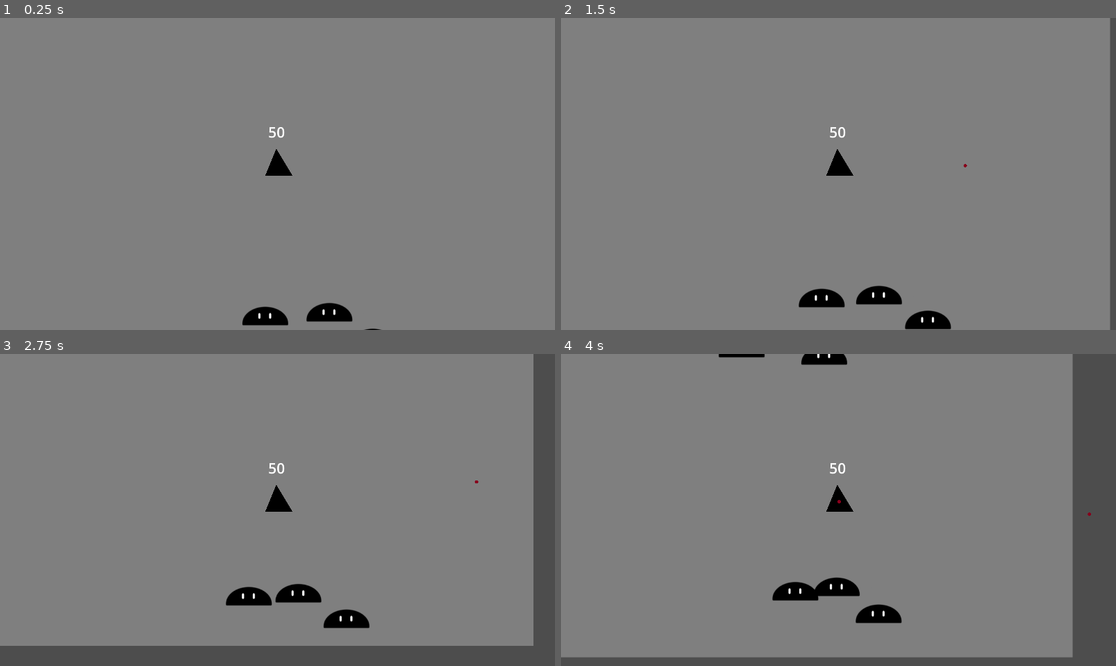
Above: before the commit, frames 1-4 (two rows, left to right).
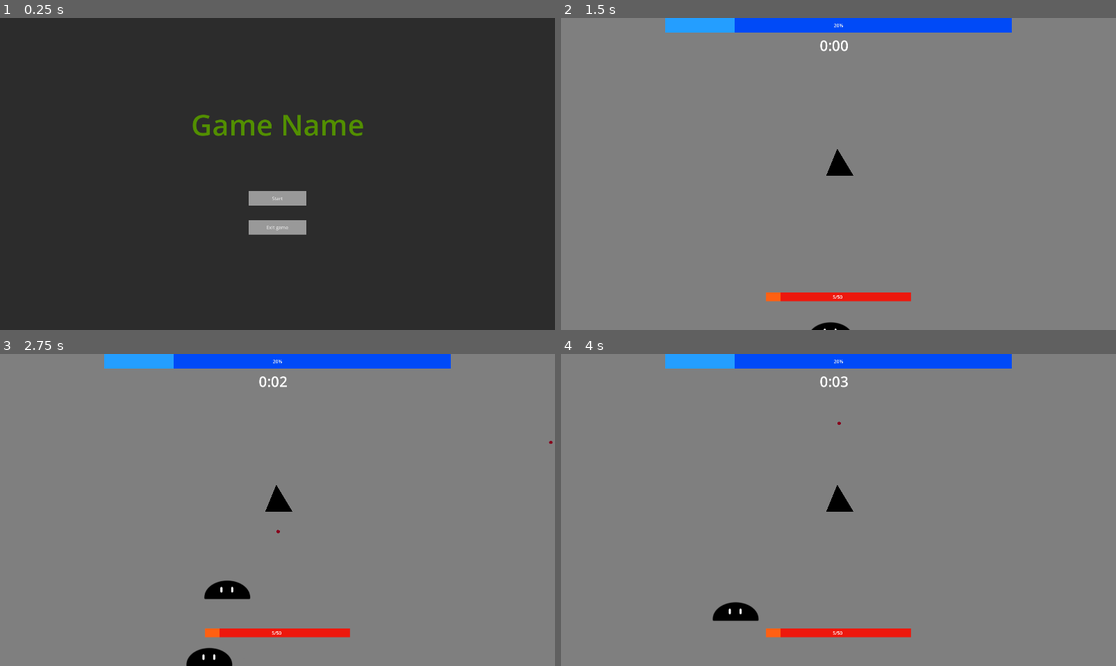
Above: after the commit, the same moments.

Repository: SpaceUnicorn11/NewGame
Game: Godot game, scene res://main.tscn
Two runs of this game, one before a commit and one after it. Both use one fixed random seed, a clock stepped at 60 frames per second and the inputs below. Before the commit the project starts from res://stage.tscn.
Inputs (mouse positions are in pixels of both pictures, inside the frame that each line leads up to):
- Up to frame 1 (0.25 s): no input
- Up to frame 2 (1.5 s): click (838, 198) at 0.5 s, where only the run after the commit has a clickable "Start"; hold D (move_right) from 1.28 s (still down)
- Up to frame 3 (2.75 s): release D (move_right) at 2.03 s; hold S (move_down) from 2.03 s (still down)
- Up to frame 4 (4 s): release S (move_down) at 2.78 s; hold D (move_right) 2.78-3.53 s; hold W (move_up) from 3.53 s (still down)

The runs differ from the first frame. In frame 1, 100% of the frame differs, in the area x 0-100%, y 0-100%; in frame 2, 5.9%; in frame 3, 15%; in frame 4, 16%.

Commit message:
menus+hud+exp drop
added hud
added menus(main, pause, death, level up)
added exp drops for mobs and exp pickup/gain for player

Diff:
--- /dev/null
+++ b/Scripts/ExitButton.gd
@@ -0,0 +1,5 @@
+extends Button
+
+
+func _on_pressed():
+	get_tree().quit()
--- /dev/null
+++ b/Scripts/ExpOrb.gd
@@ -0,0 +1,4 @@
+extends RigidBody2D
+
+@export var exp_amount = 10
+var type = str("exp")
--- /dev/null
+++ b/Scripts/GameTime.gd
@@ -0,0 +1,19 @@
+extends Label
+
+var minutes = 0
+var seconds = 0
+
+# Called when the node enters the scene tree for the first time.
+func _ready():
+	text = str(minutes, ":0",  seconds)
+
+
+func _on_timer_timeout():
+	seconds += 1
+	if seconds == 60:
+		minutes += 1
+		seconds = 0
+	if seconds < 10:
+		text = str(minutes, ":0", seconds)
+	else:
+		text = str(minutes, ":", seconds)
--- /dev/null
+++ b/Scripts/HealthBar.gd
@@ -0,0 +1,27 @@
+extends ProgressBar
+var player
+var max_health
+var current_health
+
+# Called when the node enters the scene tree for the first time.
+func _ready():
+	player = get_node('/root/Main/Stage/Player')
+	max_health = player.max_health
+	current_health = player.health
+	player.hit.connect(_on_player_hit)
+	player.healed.connect(_on_player_healed)
+
+	max_value = max_health
+	value = current_health
+	$HealthValue.text = str(current_health, "/", max_health)
+
+func _on_player_hit(health):
+	current_health = health
+	value = current_health
+	$HealthValue.text = str(current_health, "/", max_health)
+
+func _on_player_healed():
+	max_health = player.max_health
+	current_health = player.health
+	value = current_health
+	$HealthValue.text = str(current_health, "/", max_health)
--- a/Scripts/Player.gd
+++ b/Scripts/Player.gd
@@ -1,15 +1,16 @@
 extends Area2D
 
-@export var speed = 100 # How fast the player will move (pixels/sec).
-@export var health = 50 # Players health
-var alive = true # Is palyer alive
+@export var speed = 300 # How fast the player will move (pixels/sec).
+@export var max_health = 50 # Players max health
+var health = 5 # Players current health
+var can_move = true # If player can move
+var current_exp :int = 0 # Player current exp
+var next_level_xp = 10 # How much exp to next level
 
 signal hit # Emits when player takes damage
+signal healed # Emits when player gains health
 signal dead # Emits when dead
-# Called when the node enters the scene tree for the first time.
-func _ready():
-	pass # Replace with function body.
-
+signal level_up # Emits when level up
 
 # Called every frame. 'delta' is the elapsed time since the previous frame.
 func _process(delta):
@@ -34,29 +35,41 @@
 	else:
 		$AnimatedSprite2D.stop()
 
-	if alive:
+	if can_move:
 		position += velocity * delta
+		position = position.clamp(Vector2(50, 70), Vector2(3790, 2150))
 		if player_facing_direction.length() > 0:
 			$Weapon.direction = player_facing_direction.normalized()
 
 
 func _on_body_entered(body):
-	health -= body.damage
-	hit.emit(health)
-	# HIt animation
-	$AnimatedSprite2D.play(("hit"))
-	await get_tree().create_timer(0.1).timeout
-	$AnimatedSprite2D.play(("default"))
-	# Iframes
-	$CollisionShape2D.set_deferred("disabled", true)
-	await get_tree().create_timer(0.3).timeout
-	$CollisionShape2D.set_deferred("disabled", false)
-	# death
-	if health <= 0:
-		death()
-	#else:
-
-
+	if body.type == str("exp"):
+		gain_exp(body.exp_amount)
+		body.queue_free()
+	if body.type == str("mob"):
+		# HIt animation
+		$AnimatedSprite2D.play(("hit"))
+		await get_tree().create_timer(0.1).timeout
+		$AnimatedSprite2D.play(("default"))
+		# Iframes
+		$CollisionShape2D.set_deferred("disabled", true)
+		await get_tree().create_timer(0.3).timeout
+		$CollisionShape2D.set_deferred("disabled", false)
+		# death
+		if health <= 0:
+			death()
+		else:
+			health -= body.damage
+			hit.emit(health)
 
 func death():
-	alive = false
+	dead.emit()
+	can_move = false
+
+func gain_exp(gained_exp :int):
+	if current_exp < next_level_xp:
+		current_exp += gained_exp
+	if current_exp >= next_level_xp:
+		current_exp	-= next_level_xp
+		next_level_xp += 50
+		level_up.emit()
--- a/Scripts/label.gd
+++ /dev/null
@@ -1,15 +0,0 @@
-extends Label
-
-
-# Called when the node enters the scene tree for the first time.
-func _ready():
-	pass # Replace with function body.
-
-
-# Called every frame. 'delta' is the elapsed time since the previous frame.
-func _process(delta):
-	pass
-
-
-func _on_player_hit(health):
-	text = str(health)
--- /dev/null
+++ b/Scripts/main.gd
@@ -0,0 +1,60 @@
+extends Node
+
+@export var stage_scene: PackedScene
+
+# Called when the node enters the scene tree for the first time.
+func _ready():
+	$EndStageMenu.hide()
+	$PauseMenu.hide()
+	$LevelUpMenu.hide()
+	$MainMenu.show()
+
+# Called every frame. 'delta' is the elapsed time since the previous frame.
+func _process(delta):
+	if Input.is_action_pressed("pause_menu") && $PauseMenu.visible == false:
+		$PauseMenu.show()
+		pause_game()
+
+
+
+func _on_start_game_button_pressed():
+	var stage = stage_scene.instantiate()
+	add_child(stage)
+	$MainMenu.hide()
+	var player = get_node('/root/Main/Stage/Player')
+	player.dead.connect(_on_player_death)
+	player.level_up.connect(_on_player_level_up)
+
+func pause_game():
+	get_tree().paused = true
+
+
+func resume_game():
+	get_tree().paused = false
+
+
+func _on_resume_button_pressed():
+	$PauseMenu.hide()
+	resume_game()
+
+
+func _on_main_menu_button_pressed():
+	get_tree().paused = false
+	if get_node('/root/Main/Stage') != null:
+		get_node('/root/Main/Stage').queue_free()
+	$MainMenu.show()
+	$PauseMenu.hide()
+	$EndStageMenu.hide()
+
+func _on_player_death():
+	$EndStageMenu.show()
+	get_node('/root/Main/Stage').queue_free()
+
+func _on_player_level_up():
+	pause_game()
+	$LevelUpMenu.show()
+
+
+func _on_button_pressed():
+	resume_game()
+	$LevelUpMenu.hide()
--- a/Scripts/mob.gd
+++ b/Scripts/mob.gd
@@ -3,11 +3,11 @@
 @export var speed = 50 # How fast the mob will move (pixels/sec).
 @export var health = 10 # How much health the mob has
 @export var damage = 1 # How much damage the mob deals
+@export var exp_orb_scene: PackedScene
+var can_move = true # if mob can move
+var type = str("mob")
 
 signal hit # Emits when mob takes damage
-# Called when the node enters the scene tree for the first time.
-func _ready():
-	pass
 
 
 # Called every frame. 'delta' is the elapsed time since the previous frame.
@@ -21,7 +21,8 @@
 	#else:
 		#$AnimatedSprite2D.stop()
 
-	position += velocity * delta
+	if can_move:
+		position += velocity * delta
 
 func _on_body_entered(body):
 	body.hit()
@@ -33,4 +34,7 @@
 	$AnimatedSprite2D.play(("default"))
 	# death
 	if health <= 0:
+		var exp_orb = exp_orb_scene.instantiate()
+		exp_orb.position = position
+		get_node('/root/Main/Stage').add_child(exp_orb)
 		queue_free()
--- a/Scripts/projectile.gd
+++ b/Scripts/projectile.gd
@@ -9,9 +9,6 @@
 
 	linear_velocity = direction * speed
 
-# Called every frame. 'delta' is the elapsed time since the previous frame.
-func _process(delta):
-	pass
 
 func hit():
 	linear_velocity = Vector2.ZERO
--- a/Scripts/stage.gd
+++ b/Scripts/stage.gd
@@ -4,6 +4,7 @@
 var player_position :Vector2
 # Called when the node enters the scene tree for the first time.
 func _ready():
+	$Hud.show()
 	spawn(5)
 
 # Called every frame. 'delta' is the elapsed time since the previous frame.
@@ -19,11 +20,11 @@
 	var modifier = [-1, 1]
 	for i in amount:
 		var mob = mob_scene.instantiate()
-		mob.position.x = $Player.position.x + randi_range(0, 700) * modifier.pick_random()
+		mob.position.x = $Player.position.x + randi_range(0, 1000) * modifier.pick_random()
 		if mob.position.x < $Player.position.x + 500:
-			mob.position.y = $Player.position.y + randi_range(500, 700) * modifier.pick_random()
+			mob.position.y = $Player.position.y + randi_range(500, 1000) * modifier.pick_random()
 		else:
-			mob.position.y = $Player.position.y + randi_range(0, 700) * modifier.pick_random()
+			mob.position.y = $Player.position.y + randi_range(0, 1000) * modifier.pick_random()
 		add_child(mob)
 
 
--- a/Scripts/weapon.gd
+++ b/Scripts/weapon.gd
@@ -3,10 +3,6 @@
 @export var fire_rate = 1 # Number of shots per cooldown
 var direction = Vector2(1, 0)
 
-
-# Called when the node enters the scene tree for the first time.
-func _ready():
-	pass # Replace with function body.
 
 
 # Called every frame. 'delta' is the elapsed time since the previous frame.
--- /dev/null
+++ b/exp_orb.tscn
@@ -0,0 +1,23 @@
+[gd_scene load_steps=4 format=3 uid="uid://cu78nh5j25ouv"]
+
+[ext_resource type="Script" path="res://Scripts/ExpOrb.gd" id="1_rgxrq"]
+[ext_resource type="Texture2D" uid="uid://d2smrfiu3i8ao" path="res://Assets/Exp.png" id="2_7elfc"]
+
+[sub_resource type="CapsuleShape2D" id="CapsuleShape2D_xybln"]
+radius = 15.0
+height = 50.0
+
+[node name="ExpOrb" type="RigidBody2D"]
+collision_layer = 4
+collision_mask = 4
+gravity_scale = 0.0
+script = ExtResource("1_rgxrq")
+
+[node name="CollisionShape2D" type="CollisionShape2D" parent="."]
+shape = SubResource("CapsuleShape2D_xybln")
+
+[node name="Sprite2D" type="Sprite2D" parent="."]
+scale = Vector2(0.5, 0.5)
+texture = ExtResource("2_7elfc")
+
+[connection signal="body_entered" from="." to="." method="_on_body_entered"]
--- /dev/null
+++ b/hud.tscn
@@ -0,0 +1,85 @@
+[gd_scene load_steps=7 format=3 uid="uid://ddrpjw8vddf1v"]
+
+[ext_resource type="Script" path="res://Scripts/GameTime.gd" id="1_qx8ug"]
+[ext_resource type="Script" path="res://Scripts/HealthBar.gd" id="2_bopx6"]
+
+[sub_resource type="StyleBoxFlat" id="StyleBoxFlat_qoujp"]
+bg_color = Color(0, 0.290196, 0.968627, 1)
+
+[sub_resource type="StyleBoxFlat" id="StyleBoxFlat_yghkc"]
+bg_color = Color(0.143083, 0.618484, 1, 1)
+
+[sub_resource type="StyleBoxFlat" id="StyleBoxFlat_ii5gp"]
+bg_color = Color(0.929412, 0.0941176, 0.0509804, 1)
+
+[sub_resource type="StyleBoxFlat" id="StyleBoxFlat_hfji6"]
+bg_color = Color(1, 0.376471, 0.0705882, 1)
+
+[node name="Hud" type="CanvasLayer"]
+visible = false
+
+[node name="Timer" type="Timer" parent="."]
+autostart = true
+
+[node name="GameTime" type="Label" parent="."]
+anchors_preset = 5
+anchor_left = 0.5
+anchor_right = 0.5
+offset_left = -65.0
+offset_top = 60.0
+offset_right = 65.0
+offset_bottom = 129.0
+grow_horizontal = 2
+theme_override_font_sizes/font_size = 50
+text = "00:00"
+script = ExtResource("1_qx8ug")
+
+[node name="XPBar" type="ProgressBar" parent="."]
+anchors_preset = 5
+anchor_left = 0.5
+anchor_right = 0.5
+offset_left = -600.0
+offset_right = 600.0
+offset_bottom = 50.0
+grow_horizontal = 2
+theme_override_styles/background = SubResource("StyleBoxFlat_qoujp")
+theme_override_styles/fill = SubResource("StyleBoxFlat_yghkc")
+value = 20.0
+
+[node name="HealthBar" type="ProgressBar" parent="."]
+anchors_preset = 7
+anchor_left = 0.5
+anchor_top = 1.0
+anchor_right = 0.5
+anchor_bottom = 1.0
+offset_left = -250.0
+offset_top = -130.0
+offset_right = 250.0
+offset_bottom = -100.0
+grow_horizontal = 2
+grow_vertical = 0
+theme_override_styles/background = SubResource("StyleBoxFlat_ii5gp")
+theme_override_styles/fill = SubResource("StyleBoxFlat_hfji6")
+max_value = 50.0
+step = 1.0
+value = 20.0
+rounded = true
+show_percentage = false
+script = ExtResource("2_bopx6")
+
+[node name="HealthValue" type="Label" parent="HealthBar"]
+layout_mode = 1
+anchors_preset = 8
+anchor_left = 0.5
+anchor_top = 0.5
+anchor_right = 0.5
+anchor_bottom = 0.5
+offset_left = -20.0
+offset_top = -11.5
+offset_right = 20.0
+offset_bottom = 11.5
+grow_horizontal = 2
+grow_vertical = 2
+text = "20/50"
+
+[connection signal="timeout" from="Timer" to="GameTime" method="_on_timer_timeout"]
--- /dev/null
+++ b/main.tscn
@@ -0,0 +1,246 @@
+[gd_scene load_steps=14 format=3 uid="uid://mu43oc3w4fhf"]
+
+[ext_resource type="Script" path="res://Scripts/main.gd" id="1_k0bky"]
+[ext_resource type="PackedScene" uid="uid://bbf3he66j75ef" path="res://stage.tscn" id="1_tn0jp"]
+[ext_resource type="Script" path="res://Scripts/ExitButton.gd" id="2_b18g5"]
+
+[sub_resource type="StyleBoxFlat" id="StyleBoxFlat_10hby"]
+
+[sub_resource type="StyleBoxFlat" id="StyleBoxFlat_twjnf"]
+
+[sub_resource type="StyleBoxFlat" id="StyleBoxFlat_110ek"]
+
+[sub_resource type="StyleBoxFlat" id="StyleBoxFlat_hriob"]
+
+[sub_resource type="StyleBoxFlat" id="StyleBoxFlat_udx80"]
+
+[sub_resource type="StyleBoxFlat" id="StyleBoxFlat_hqc5t"]
+
+[sub_resource type="StyleBoxFlat" id="StyleBoxFlat_8fqan"]
+
+[sub_resource type="StyleBoxFlat" id="StyleBoxFlat_bw6h6"]
+
+[sub_resource type="StyleBoxFlat" id="StyleBoxFlat_dyiyp"]
+
+[sub_resource type="StyleBoxFlat" id="StyleBoxFlat_wimuy"]
+
+[node name="Main" type="Node"]
+script = ExtResource("1_k0bky")
+stage_scene = ExtResource("1_tn0jp")
+
+[node name="MainMenu" type="CanvasLayer" parent="."]
+process_mode = 3
+visible = false
+
+[node name="ColorRect" type="ColorRect" parent="MainMenu"]
+anchors_preset = 15
+anchor_right = 1.0
+anchor_bottom = 1.0
+grow_horizontal = 2
+grow_vertical = 2
+color = Color(0.172833, 0.172833, 0.172833, 1)
+
+[node name="ExitButton" type="Button" parent="MainMenu"]
+anchors_preset = 8
+anchor_left = 0.5
+anchor_top = 0.5
+anchor_right = 0.5
+anchor_bottom = 0.5
+offset_left = -100.0
+offset_top = 160.0
+offset_right = 100.0
+offset_bottom = 210.0
+grow_horizontal = 2
+grow_vertical = 2
+theme_override_styles/normal = SubResource("StyleBoxFlat_10hby")
+theme_override_styles/hover = SubResource("StyleBoxFlat_twjnf")
+text = "Exit game"
+script = ExtResource("2_b18g5")
+
+[node name="StartGameButton" type="Button" parent="MainMenu"]
+anchors_preset = 8
+anchor_left = 0.5
+anchor_top = 0.5
+anchor_right = 0.5
+anchor_bottom = 0.5
+offset_left = -100.0
+offset_top = 60.0
+offset_right = 100.0
+offset_bottom = 110.0
+grow_horizontal = 2
+grow_vertical = 2
+theme_override_styles/normal = SubResource("StyleBoxFlat_110ek")
+theme_override_styles/hover = SubResource("StyleBoxFlat_hriob")
+text = "Start"
+
+[node name="GameName" type="Label" parent="MainMenu"]
+anchors_preset = 5
+anchor_left = 0.5
+anchor_right = 0.5
+offset_left = -48.0
+offset_top = 300.0
+offset_right = 48.0
+offset_bottom = 323.0
+grow_horizontal = 2
+theme_override_colors/font_color = Color(0.321401, 0.56154, 3.85046e-07, 1)
+theme_override_font_sizes/font_size = 100
+text = "Game Name"
+
+[node name="PauseMenu" type="CanvasLayer" parent="."]
+process_mode = 3
+visible = false
+
+[node name="ExitButton" type="Button" parent="PauseMenu"]
+anchors_preset = 8
+anchor_left = 0.5
+anchor_top = 0.5
+anchor_right = 0.5
+anchor_bottom = 0.5
+offset_left = -100.0
+offset_top = 160.0
+offset_right = 100.0
+offset_bottom = 210.0
+grow_horizontal = 2
+grow_vertical = 2
+theme_override_styles/normal = SubResource("StyleBoxFlat_10hby")
+theme_override_styles/hover = SubResource("StyleBoxFlat_twjnf")
+text = "Exit game"
+script = ExtResource("2_b18g5")
+
+[node name="ResumeButton" type="Button" parent="PauseMenu"]
+anchors_preset = 8
+anchor_left = 0.5
+anchor_top = 0.5
+anchor_right = 0.5
+anchor_bottom = 0.5
+offset_left = -100.0
+offset_top = -25.0
+offset_right = 100.0
+offset_bottom = 25.0
+grow_horizontal = 2
+grow_vertical = 2
+theme_override_styles/normal = SubResource("StyleBoxFlat_udx80")
+theme_override_styles/hover = SubResource("StyleBoxFlat_hqc5t")
+text = "Resume game"
+
+[node name="MainMenuButton" type="Button" parent="PauseMenu"]
+anchors_preset = 8
+anchor_left = 0.5
+anchor_top = 0.5
+anchor_right = 0.5
+anchor_bottom = 0.5
+offset_left = -100.0
+offset_top = 60.0
+offset_right = 100.0
+offset_bottom = 110.0
+grow_horizontal = 2
+grow_vertical = 2
+theme_override_styles/normal = SubResource("StyleBoxFlat_8fqan")
+theme_override_styles/hover = SubResource("StyleBoxFlat_bw6h6")
+text = "Main menu"
+
+[node name="EndStageMenu" type="CanvasLayer" parent="."]
+process_mode = 3
+visible = false
+
+[node name="ColorRect" type="ColorRect" parent="EndStageMenu"]
+anchors_preset = 15
+anchor_right = 1.0
+anchor_bottom = 1.0
+grow_horizontal = 2
+grow_vertical = 2
+color = Color(0.172833, 0.172833, 0.172833, 1)
+
+[node name="ExitButton" type="Button" parent="EndStageMenu"]
+anchors_preset = 8
+anchor_left = 0.5
+anchor_top = 0.5
+anchor_right = 0.5
+anchor_bottom = 0.5
+offset_left = -100.0
+offset_top = 160.0
+offset_right = 100.0
+offset_bottom = 210.0
+grow_horizontal = 2
+grow_vertical = 2
+theme_override_styles/normal = SubResource("StyleBoxFlat_10hby")
+theme_override_styles/hover = SubResource("StyleBoxFlat_twjnf")
+text = "Exit game"
+script = ExtResource("2_b18g5")
+
+[node name="MainMenuButton" type="Button" parent="EndStageMenu"]
+anchors_preset = 8
+anchor_left = 0.5
+anchor_top = 0.5
+anchor_right = 0.5
+anchor_bottom = 0.5
+offset_left = -100.0
+offset_top = 60.0
+offset_right = 100.0
+offset_bottom = 110.0
+grow_horizontal = 2
+grow_vertical = 2
+theme_override_styles/normal = SubResource("StyleBoxFlat_8fqan")
+theme_override_styles/hover = SubResource("StyleBoxFlat_bw6h6")
+text = "Main menu"
+
+[node name="YouDied" type="Label" parent="EndStageMenu"]
+anchors_preset = 8
+anchor_left = 0.5
+anchor_top = 0.5
+anchor_right = 0.5
+anchor_bottom = 0.5
+offset_left = -235.5
+offset_top = -140.0
+offset_right = 235.5
+offset_bottom = -3.0
+grow_horizontal = 2
+grow_vertical = 2
+theme_override_colors/font_color = Color(0.494118, 0, 0, 1)
+theme_override_font_sizes/font_size = 100
+text = "YOU DIED"
+
+[node name="LevelUpMenu" type="CanvasLayer" parent="."]
+process_mode = 3
+visible = false
+
+[node name="Label" type="Label" parent="LevelUpMenu"]
+anchors_preset = 8
+anchor_left = 0.5
+anchor_top = 0.5
+anchor_right = 0.5
+anchor_bottom = 0.5
+offset_left = -57.0
+offset_top = -240.0
+offset_right = 57.0
+offset_bottom = -130.0
+grow_horizontal = 2
+grow_vertical = 2
+theme_override_font_sizes/font_size = 80
+text = "Level Up!"
+
+[node name="Button" type="Button" parent="LevelUpMenu"]
+anchors_preset = 8
+anchor_left = 0.5
+anchor_top = 0.5
+anchor_right = 0.5
+anchor_bottom = 0.5
+offset_left = -100.0
+offset_top = -38.5
+offset_right = 100.0
+offset_bottom = 38.5
+grow_horizontal = 2
+grow_vertical = 2
+theme_override_font_sizes/font_size = 50
+theme_override_styles/normal = SubResource("StyleBoxFlat_dyiyp")
+theme_override_styles/hover = SubResource("StyleBoxFlat_wimuy")
+text = "OK"
+
+[connection signal="pressed" from="MainMenu/ExitButton" to="MainMenu/ExitButton" method="_on_pressed"]
+[connection signal="pressed" from="MainMenu/StartGameButton" to="." method="_on_start_game_button_pressed"]
+[connection signal="pressed" from="PauseMenu/ExitButton" to="PauseMenu/ExitButton" method="_on_pressed"]
+[connection signal="pressed" from="PauseMenu/ResumeButton" to="." method="_on_resume_button_pressed"]
+[connection signal="pressed" from="PauseMenu/MainMenuButton" to="." method="_on_main_menu_button_pressed"]
+[connection signal="pressed" from="EndStageMenu/ExitButton" to="EndStageMenu/ExitButton" method="_on_pressed"]
+[connection signal="pressed" from="EndStageMenu/MainMenuButton" to="." method="_on_main_menu_button_pressed"]
+[connection signal="pressed" from="LevelUpMenu/Button" to="." method="_on_button_pressed"]
--- a/mob.tscn
+++ b/mob.tscn
@@ -1,6 +1,7 @@
-[gd_scene load_steps=6 format=3 uid="uid://3s0cp1wq3im5"]
+[gd_scene load_steps=7 format=3 uid="uid://3s0cp1wq3im5"]
 
 [ext_resource type="Script" path="res://Scripts/mob.gd" id="1_lgugy"]
+[ext_resource type="PackedScene" uid="uid://cu78nh5j25ouv" path="res://exp_orb.tscn" id="2_ocdr8"]
 [ext_resource type="Texture2D" uid="uid://wbomr78nbfuf" path="res://Assets/Mob.png" id="2_qg25l"]
 [ext_resource type="Texture2D" uid="uid://dmbouocb5xi7i" path="res://Assets/Mob_Hit.png" id="3_ty60c"]
 
@@ -31,6 +32,7 @@
 collision_mask = 0
 gravity_scale = 0.0
 script = ExtResource("1_lgugy")
+exp_orb_scene = ExtResource("2_ocdr8")
 metadata/_edit_group_ = true
 
 [node name="AnimatedSprite2D" type="AnimatedSprite2D" parent="."]
--- a/player.tscn
+++ b/player.tscn
@@ -28,6 +28,8 @@
 height = 92.0
 
 [node name="Player" type="Area2D"]
+collision_layer = 5
+collision_mask = 5
 script = ExtResource("1_p55ar")
 metadata/_edit_group_ = true
 
--- a/project.godot
+++ b/project.godot
@@ -11,7 +11,7 @@
 [application]
 
 config/name="NewGame"
-run/main_scene="res://stage.tscn"
+run/main_scene="res://main.tscn"
 config/features=PackedStringArray("4.2", "Forward Plus")
 config/icon="res://icon.svg"
 
@@ -43,3 +43,8 @@
 "events": [Object(InputEventKey,"resource_local_to_scene":false,"resource_name":"","device":-1,"window_id":0,"alt_pressed":false,"shift_pressed":false,"ctrl_pressed":false,"meta_pressed":false,"pressed":false,"keycode":0,"physical_keycode":83,"key_label":0,"unicode":1099,"echo":false,"script":null)
 ]
 }
+pause_menu={
+"deadzone": 0.5,
+"events": [Object(InputEventKey,"resource_local_to_scene":false,"resource_name":"","device":-1,"window_id":0,"alt_pressed":false,"shift_pressed":false,"ctrl_pressed":false,"meta_pressed":false,"pressed":false,"keycode":0,"physical_keycode":4194305,"key_label":0,"unicode":0,"echo":false,"script":null)
+]
+}
--- a/stage.tscn
+++ b/stage.tscn
@@ -4,13 +4,13 @@
 [ext_resource type="PackedScene" uid="uid://b68fablu114dx" path="res://player.tscn" id="2_8aa1v"]
 [ext_resource type="Texture2D" uid="uid://cthsxtjy02qe" path="res://Assets/Background.png" id="2_t24wt"]
 [ext_resource type="PackedScene" uid="uid://3s0cp1wq3im5" path="res://mob.tscn" id="3_ihmim"]
-[ext_resource type="Script" path="res://Scripts/label.gd" id="5_gdap0"]
+[ext_resource type="PackedScene" uid="uid://ddrpjw8vddf1v" path="res://hud.tscn" id="6_0fjpt"]
 [ext_resource type="PackedScene" uid="uid://oc1c11t2uq63" path="res://weapon.tscn" id="6_wrhdi"]
 
 [sub_resource type="NavigationPolygon" id="NavigationPolygon_j446u"]
-vertices = PackedVector2Array(1910, 1066, 6, 1066, 6, 8, 1910, 8)
+vertices = PackedVector2Array(3830, 2150, 10, 2150, 10, 9, 3830, 9)
 polygons = Array[PackedInt32Array]([PackedInt32Array(0, 1, 2, 3)])
-outlines = Array[PackedVector2Array]([PackedVector2Array(-4, -2, 1920, -2, 1920, 1076, -4, 1076)])
+outlines = Array[PackedVector2Array]([PackedVector2Array(0, -1, 3840, 0, 3840, 2160, 0, 2160)])
 source_geometry_group_name = &"navigation_polygon_source_group"
 
 [node name="Stage" type="Node"]
@@ -18,8 +18,8 @@
 mob_scene = ExtResource("3_ihmim")
 
 [node name="Terrain" type="TextureRect" parent="."]
-offset_right = 40.0
-offset_bottom = 40.0
+offset_right = 3840.0
+offset_bottom = 2160.0
 texture = ExtResource("2_t24wt")
 
 [node name="NavigationRegion2D" type="NavigationRegion2D" parent="."]
@@ -30,26 +30,19 @@
 autostart = true
 
 [node name="Player" parent="." instance=ExtResource("2_8aa1v")]
-position = Vector2(960, 540)
+position = Vector2(1920, 1080)
 
 [node name="Camera2D" type="Camera2D" parent="Player"]
-
-[node name="Label" type="Label" parent="Player"]
-anchors_preset = 5
-anchor_left = 0.5
-anchor_right = 0.5
-offset_left = -32.0
-offset_top = -180.0
-offset_right = 106.0
-offset_bottom = -111.0
-grow_horizontal = 2
-theme_override_font_sizes/font_size = 50
-text = "50"
-script = ExtResource("5_gdap0")
+limit_left = 0
+limit_top = 0
+limit_right = 3840
+limit_bottom = 2160
+limit_smoothed = true
 
 [node name="Weapon" parent="Player" instance=ExtResource("6_wrhdi")]
 position = Vector2(2, -29)
 
+[node name="Hud" parent="." instance=ExtResource("6_0fjpt")]
+
 [connection signal="timeout" from="SpawnTimer" to="." method="_on_spawn_timer_timeout"]
 [connection signal="dead" from="Player" to="." method="_on_player_dead"]
-[connection signal="hit" from="Player" to="Player/Label" method="_on_player_hit"]
Binary file added: Assets/Exp.png
Not shown, added: Assets/Exp.png.import
